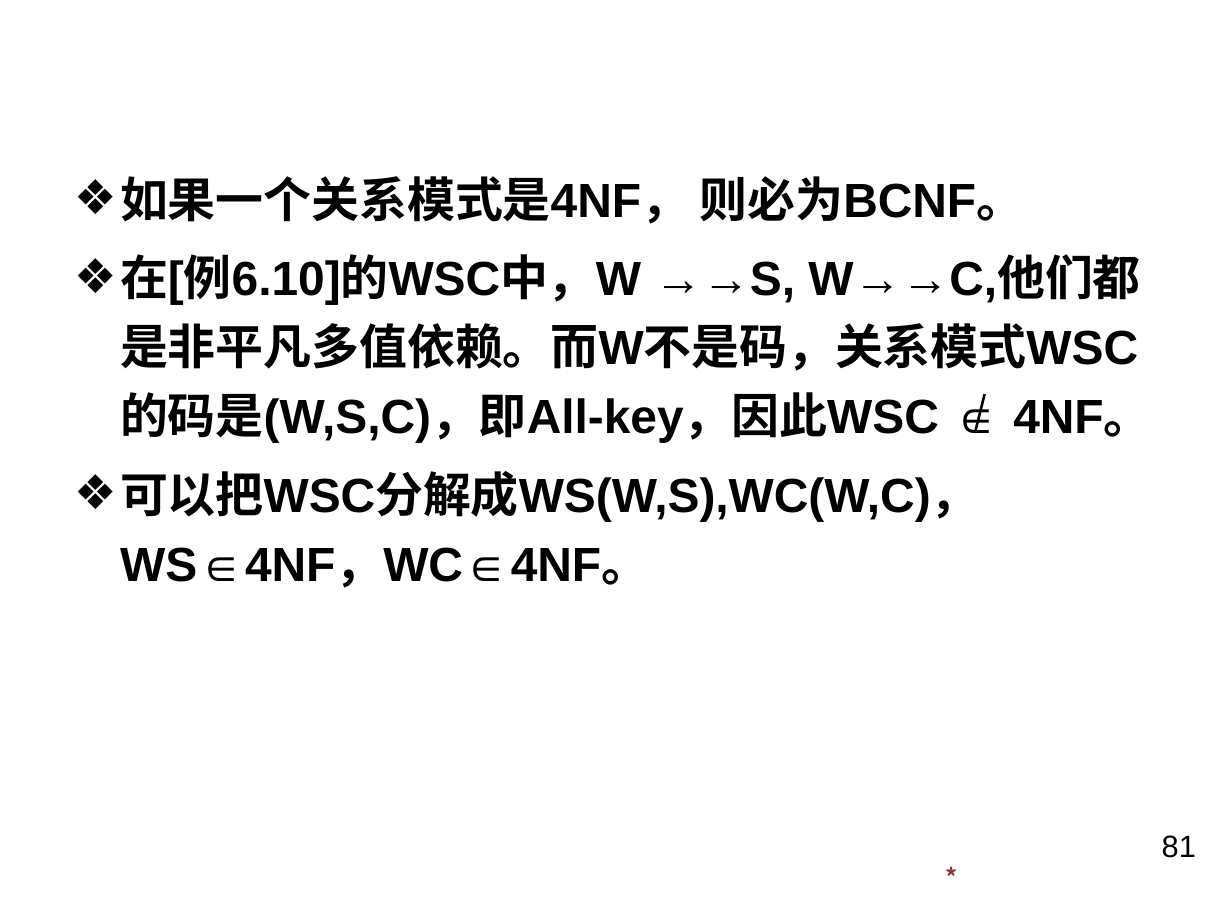
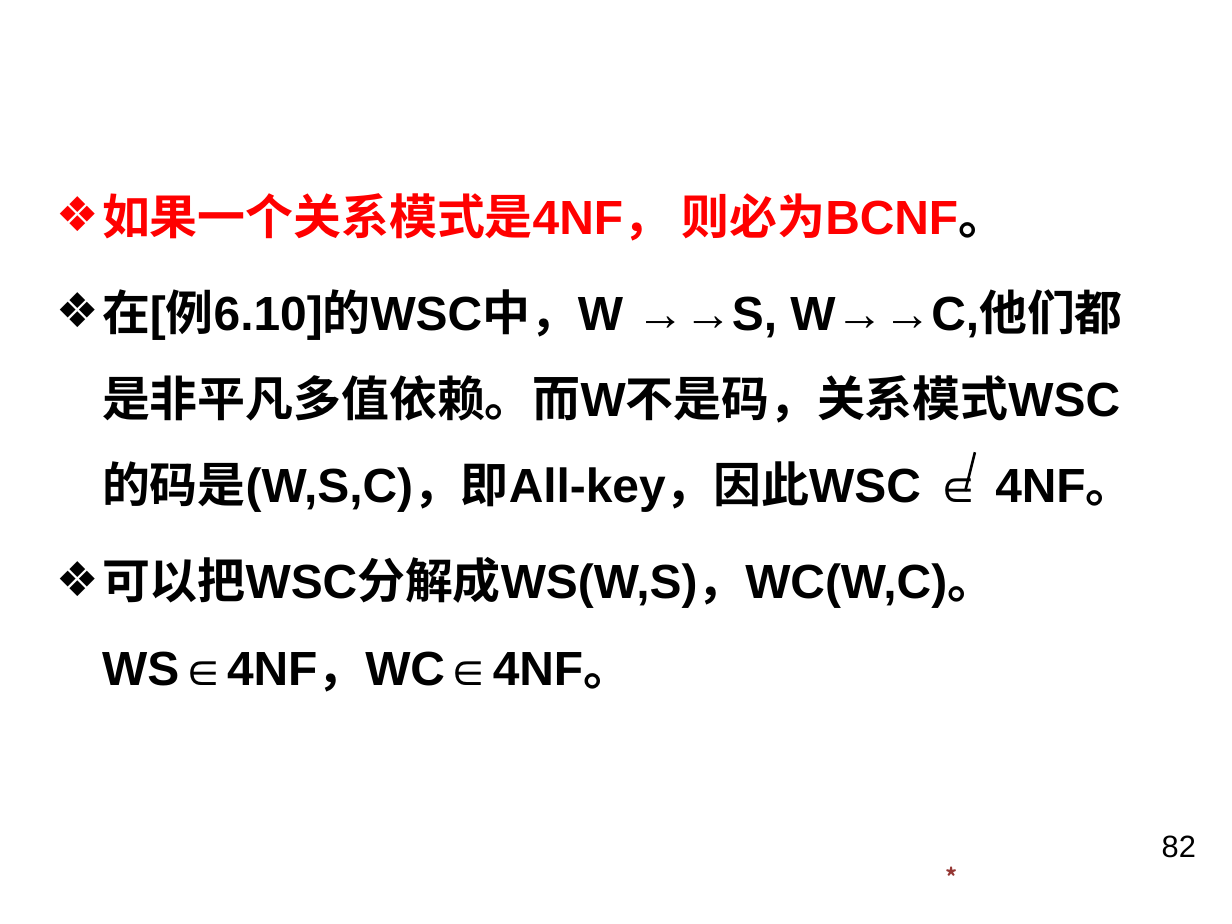
Before and after one commit to BlueVegetable/kejian, a slide deck: slide 82 of 数据库系统/第6章.pptx (slide 81 before the commit). Drawn at 1232x924 pixels with LibreOffice and Linux fonts; fonts in the diff are those of the drawing; background and template pictures are left out. Boxes give left, top, right and bottom in pixels: in the first picture for what was removed or moved away, otherwise in the second. Text is boxed around its words. In the diff, an @@ line names an element or a change of style, - is before the commit and + after.

```diff
--- a/数据库系统/第6章.pptx
+++ b/数据库系统/第6章.pptx
@@ text "如果一个关系模式是4NF， 则必为BCNF。": place and size @@
-text "如果一个关系模式是4NF， 则必为BCNF。" at [120, 176, 1152, 588]
+text "如果一个关系模式是4NF， 则必为BCNF。" at [102, 193, 1120, 692]
@@ text at [102, 193, 1120, 512]: text colour #000000 to #FF0000 in "如果一个关系模式是4NF， 则必为BCNF。"; line spacing 1.2 to 1.5 @@
@@ line moved from (984, 394) - (975, 432) to (975, 452) - (965, 492) @@
@@ text at [102, 557, 995, 692]: text changed @@
-❖ 可以把WSC分解成WS(W,S),WC(W,C)， WS∈4NF，WC∈4NF。
+❖ 可以把WSC分解成WS(W,S)，WC(W,C)。 WS∈4NF，WC∈4NF。
@@ page number at [1162, 835, 1196, 858]: text changed @@
-81
+82
```
Also in this commit, not shown: 57 other slides changed, 1 slide added, 15 other files.
